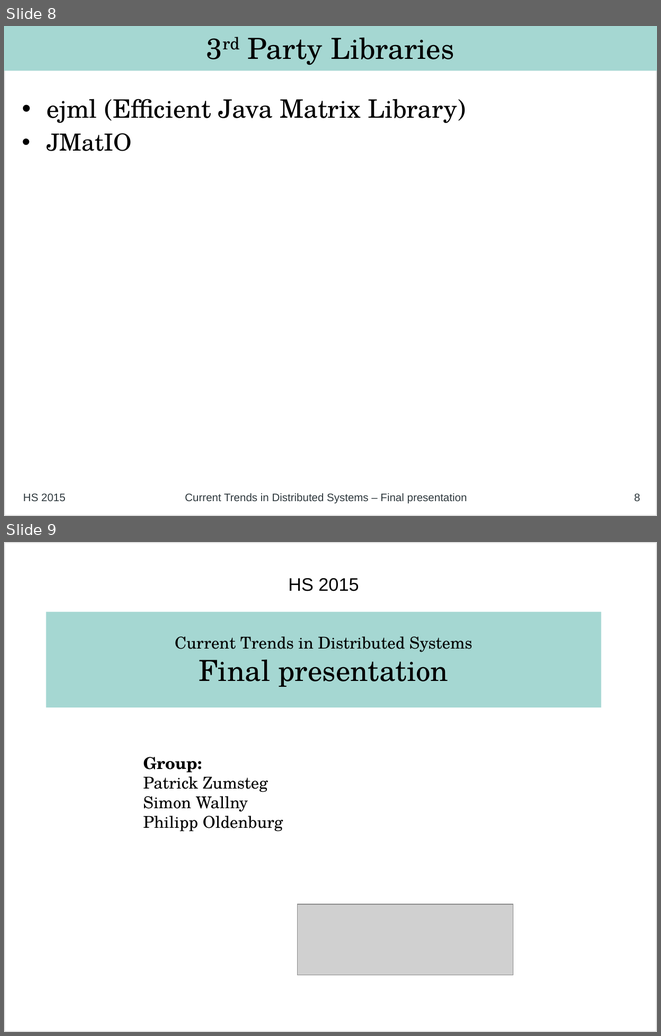
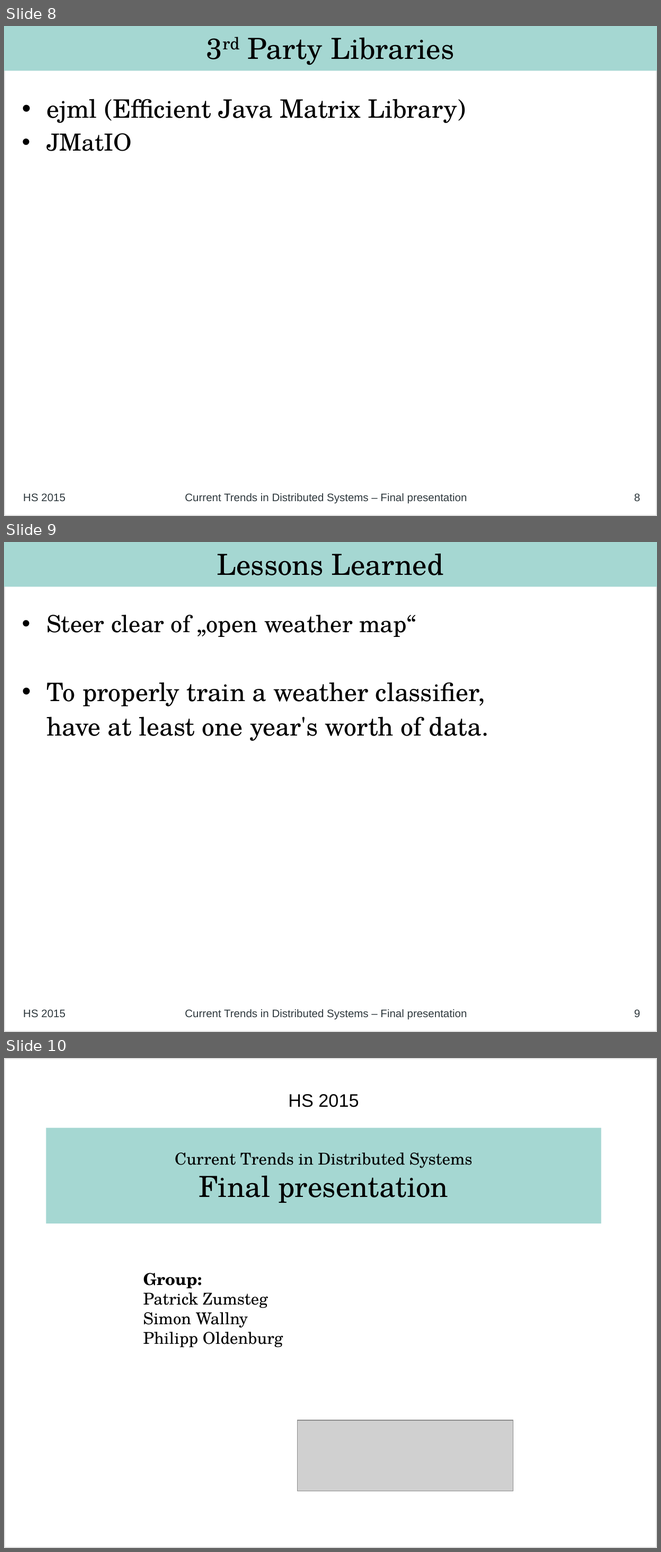
Before and after one commit to philipp-oldenburg/ctds-storm, a slide deck: Project-Weather-Station/FinalPresentation/Final Presentation - Simon.odp. Shown one above the other, each under a label of ours: slides 8 and 9 before the commit, slides 8, 9 and 10 after it. The pictures are 661x1036 and 661x1552 pixels, drawn with LibreOffice and Linux fonts; fonts in the diff are those of the drawing; grey boxes stand for pictures. Boxes give left, top, right and bottom in pixels: in the first picture for what was removed or moved away, otherwise in the second. Text is boxed around its words. In the diff, an @@ line names an element or a change of style, - is before the commit and + after.

```diff
--- a/Project-Weather-Station/FinalPresentation/Final Presentation - Simon.odp
+++ b/Project-Weather-Station/FinalPresentation/Final Presentation - Simon.odp
@@ slide 9 added at (4,542,657,1032), background #FFFFFF; not listed: 1 template element that a slide beside it also shows @@
@@ title added at (4,542,657,587), fill #A5D7D2, 32 pt, text #000000 @@
+Lessons Learned
@@ text added at (46,615,489,741), 28 pt, text #000000 @@
+• Steer clear of „open weather map“
+• To properly train a weather classifier,
+have at least one year's worth of data.
@@ text added at (23,1009,65,1017), 12 pt, text #2D373C @@
+HS 2015
@@ text added at (185,1009,467,1020), 12 pt, text #2D373C @@
+Current Trends in Distributed Systems – Final presentation
@@ page number added at (634,1009,640,1017), 12 pt, text #2D373C @@
+9
@@ what was slide 9 is now slide 10 @@
```
Also in this commit, not shown: 2 slides changed.
